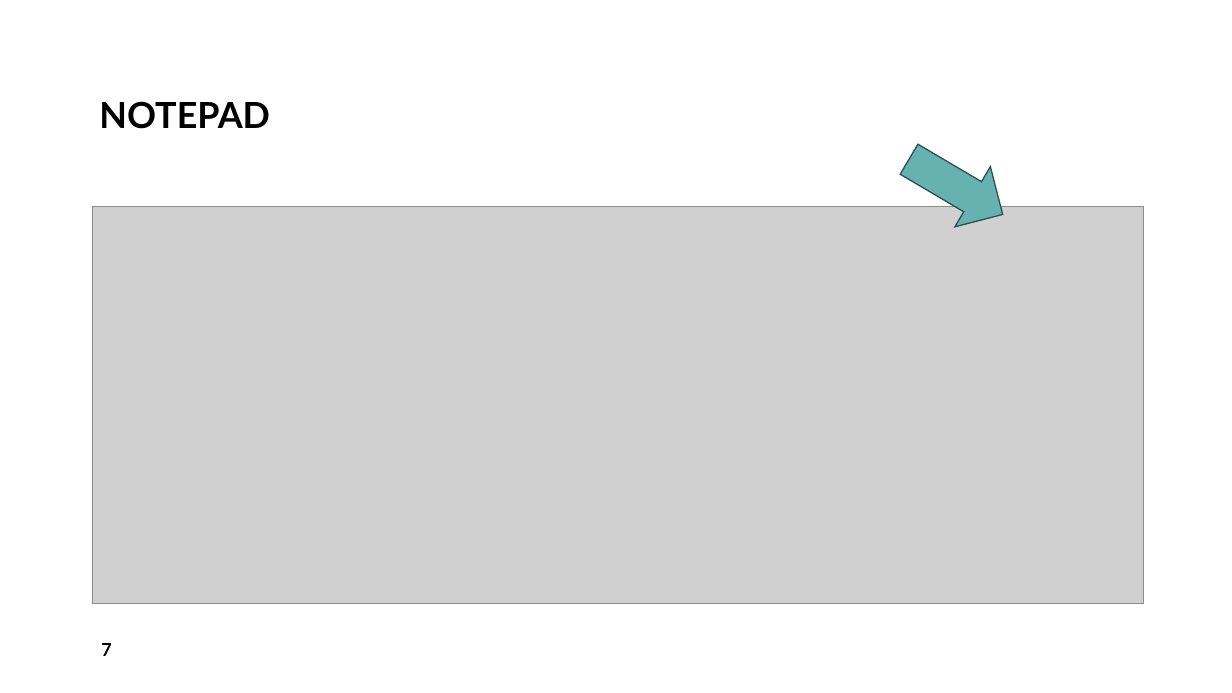
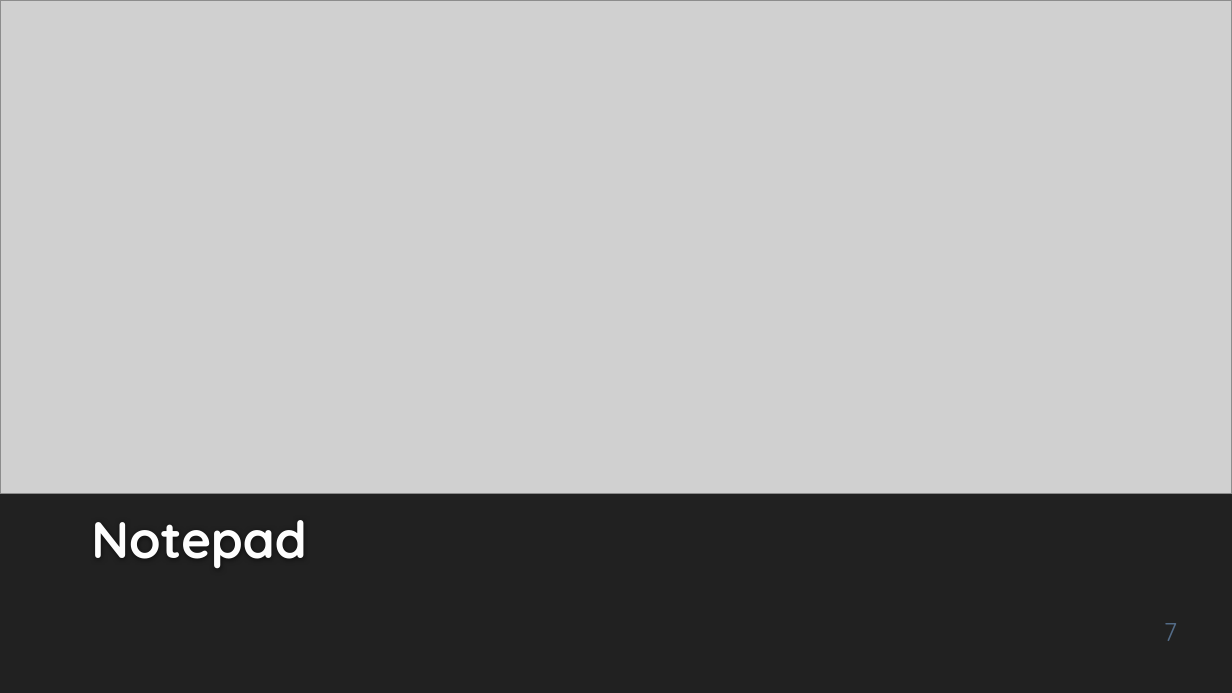
Before and after one commit to spatel787/FocusFlowTracker, a slide deck: slide 7 of Final Presentation.pptx. Drawn at 1232x693 pixels with LibreOffice and Linux fonts; fonts in the diff are those of the drawing; grey boxes stand for pictures. Boxes give left, top, right and bottom in pixels: in the first picture for what was removed or moved away, otherwise in the second. Text is boxed around its words. In the diff, an @@ line names an element or a change of style, - is before the commit and + after.

```diff
--- a/Final Presentation.pptx
+++ b/Final Presentation.pptx
@@ background #FFFFFF to #212121 @@
@@ picture: place and size @@
-picture at [92, 206, 1144, 603]
+picture at [0, 0, 1232, 494]
@@ up arrow removed at [892, 129, 1021, 245] @@
@@ title at [91, 520, 306, 568]: text changed; size 28 to 40 pt; font Lato to Quicksand; text colour #000000 to #FEFEFE @@
-NOTEPAD
+Notepad
@@ page number: place and size @@
-page number at [101, 643, 111, 656]
+page number at [1164, 623, 1177, 641]
@@ page number at [1164, 623, 1177, 641]: size 14 to 20 pt, font Lato to Quicksand, text colour #000000 to #546C88, bold off; alignment left to right; vertical alignment middle to bottom @@
```
Also in this commit, not shown: 9 other slides changed, 1 slide removed.
